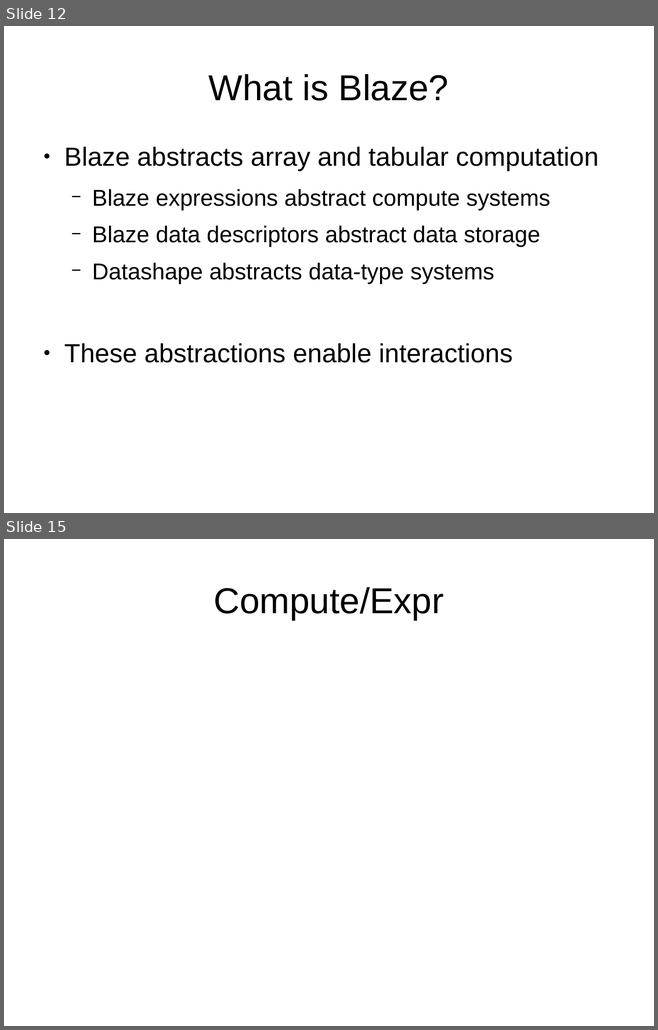
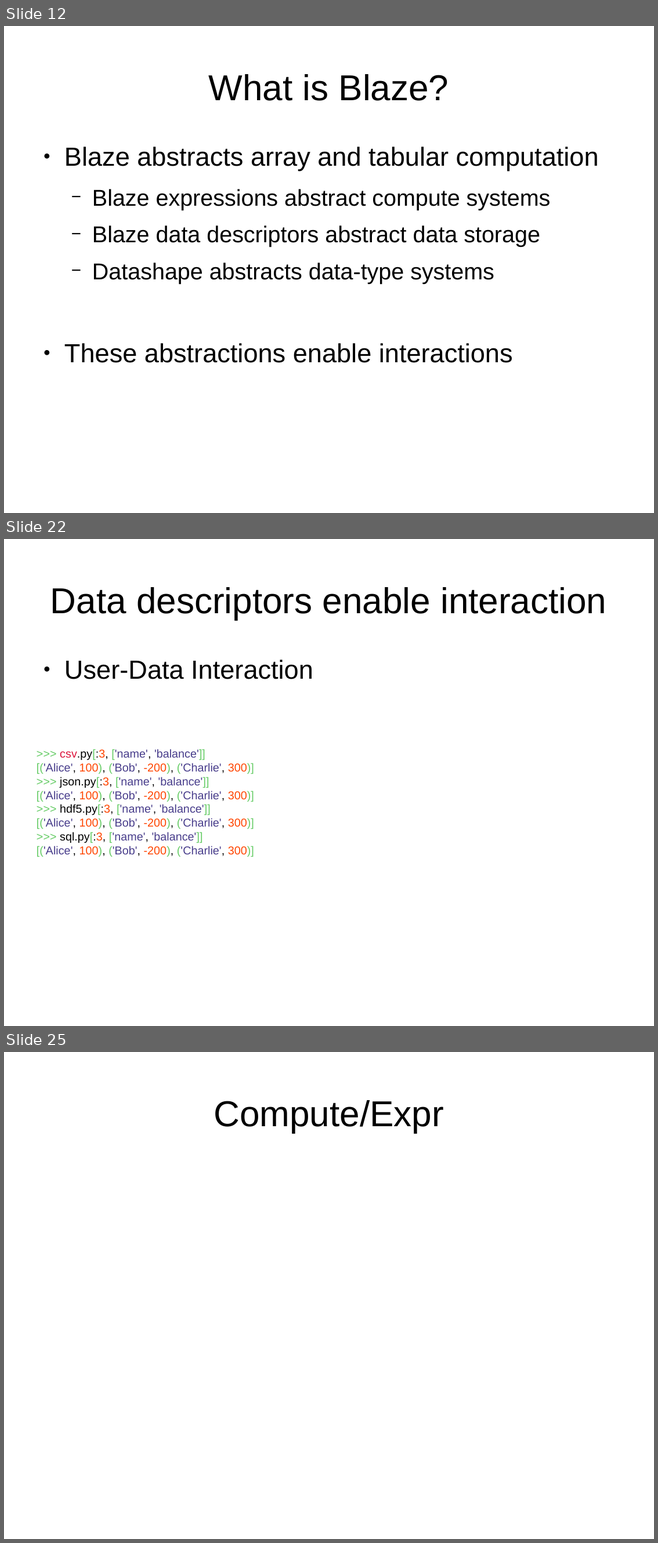
Before and after one commit to mrocklin/blaze-scipy-2014, a slide deck: SciPy2014Blaze.odp. Shown one above the other, each under a label of ours: slides 12 and 15 before the commit, slides 12, 22 and 25 after it; the slides between them are not shown. The pictures are 658x1030 and 658x1543 pixels, drawn with LibreOffice and Linux fonts; fonts in the diff are those of the drawing; background and template pictures are left out. Boxes give left, top, right and bottom in pixels: in the first picture for what was removed or moved away, otherwise in the second. Text is boxed around its words. In the diff, an @@ line names an element or a change of style, - is before the commit and + after.

```diff
--- a/SciPy2014Blaze.odp
+++ b/SciPy2014Blaze.odp
@@ slide 22 added at (4, 539, 654, 1026), background picture (left out) @@
@@ title added at (50, 587, 606, 620), 44 pt, text #000000 @@
+Data descriptors enable interaction
@@ text added at (36, 660, 313, 857), 14 pt, text #483D8B @@
+● User-Data Interaction
+>>> csv.py[:3, ['name', 'balance']]
+[('Alice', 100), ('Bob', -200), ('Charlie', 300)]
+>>> json.py[:3, ['name', 'balance']]
+[('Alice', 100), ('Bob', -200), ('Charlie', 300)]
+>>> hdf5.py[:3, ['name', 'balance']]
+[('Alice', 100), ('Bob', -200), ('Charlie', 300)]
+>>> sql.py[:3, ['name', 'balance']]
+[('Alice', 100), ('Bob', -200), ('Charlie', 300)]
@@ what was slide 15 is now slide 25 @@
```
Also in this commit, not shown: 1 slide changed, 9 other slides added.
